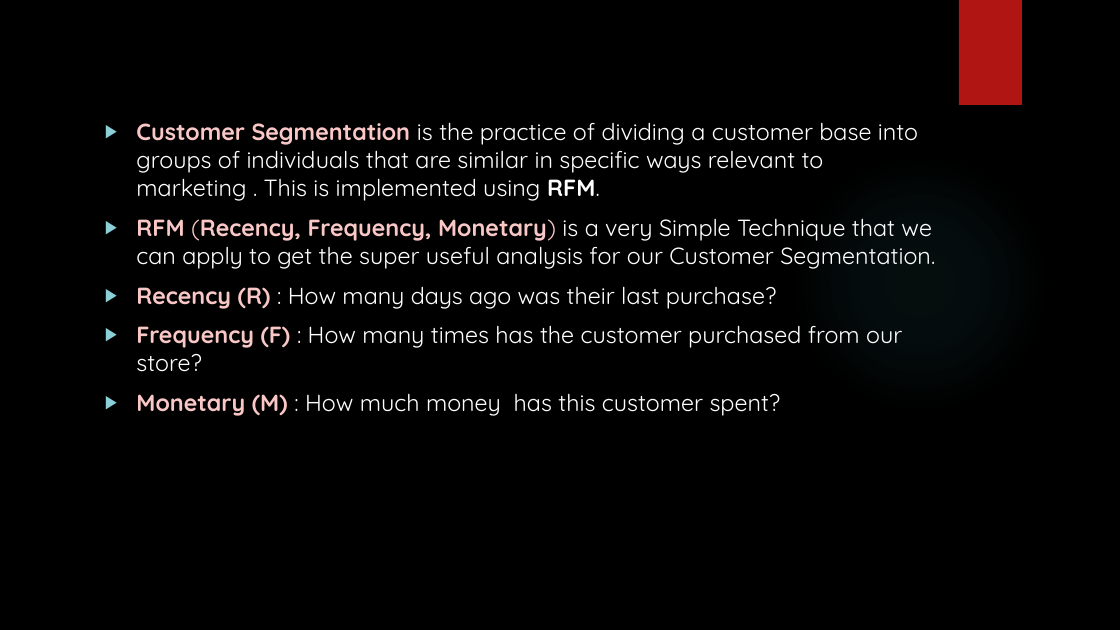
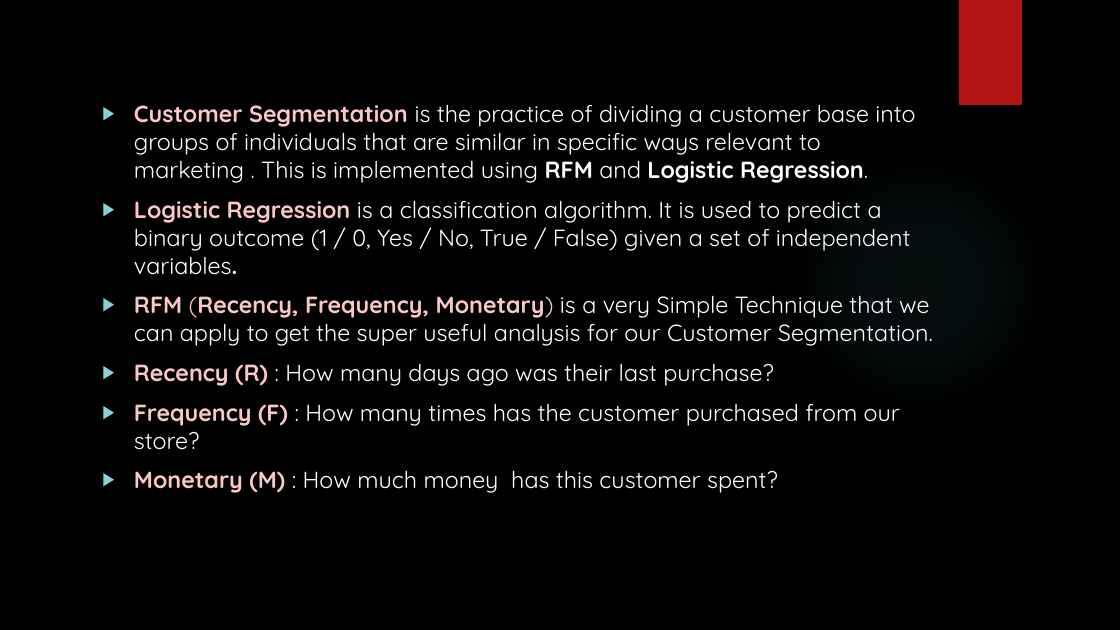
Before and after one commit to Vaishnav29/Digital-marketing, a slide deck: slide 14 of Final Folder/DIGITAL MARKETING.pptx (slide 13 before the commit). Drawn at 1120x630 pixels with LibreOffice and Linux fonts; fonts in the diff are those of the drawing; background and template pictures are left out. Boxes give left, top, right and bottom in pixels: in the first picture for what was removed or moved away, otherwise in the second. Text is boxed around its words. In the diff, an @@ line names an element or a change of style, - is before the commit and + after.

```diff
--- a/Final Folder/DIGITAL MARKETING.pptx
+++ b/Final Folder/DIGITAL MARKETING.pptx
@@ text "Customer Segmentation is the practice ..." moved from (x1=136, y1=122, x2=935, y2=416) to (x1=134, y1=104, x2=933, y2=493) @@
@@ text at (x1=134, y1=104, x2=915, y2=275): text changed @@
-▶ Customer Segmentation is the practice of dividing a customer base into groups of individuals that are similar in specific ways relevant to marketing . This is implemented using RFM.
+▶ Customer Segmentation is the practice of dividing a customer base into groups of individuals that are similar in specific ways relevant to marketing . This is implemented using RFM and Logistic Regression.
+▶ Logistic Regression is a classification algorithm. It is used to predict a binary outcome (1 / 0, Yes / No, True / False) given a set of independent variables.
```
Also in this commit, not shown: 2 other slides changed, 2 slides added, 1 slide removed.
